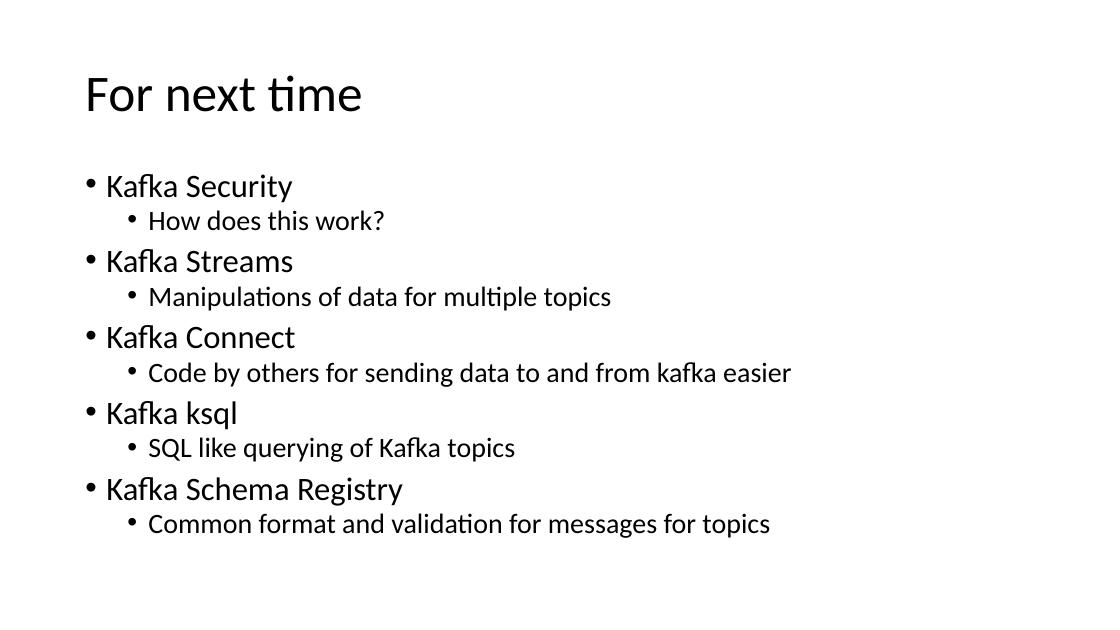
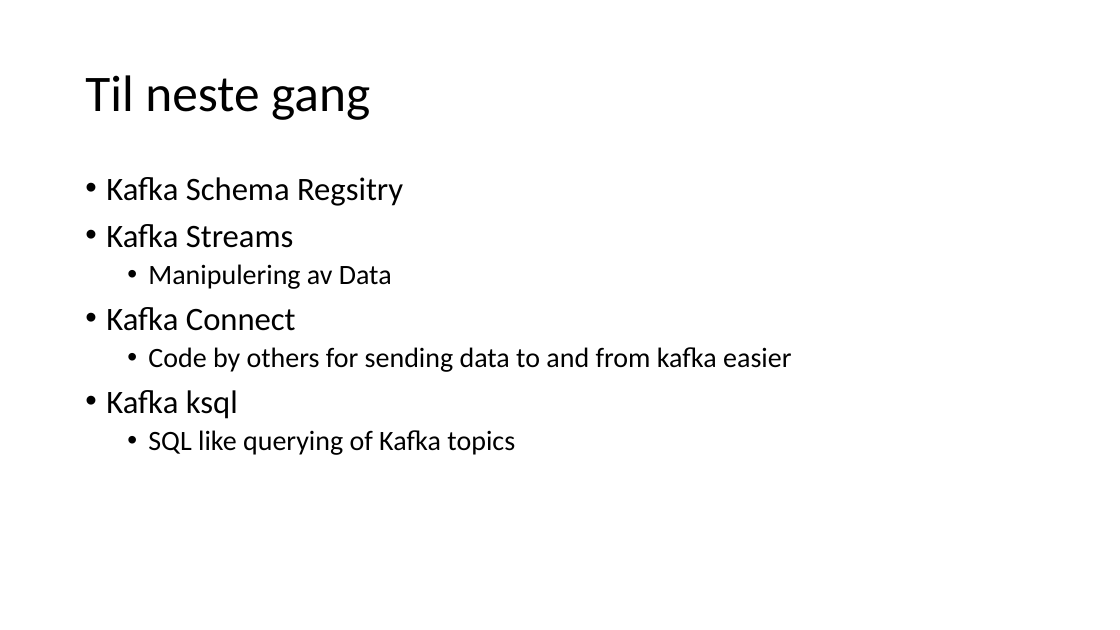
Before and after one commit to fortedigital/cg-kafka, a slide deck: slide 55 of workshop1/Kafka - 101.pptx (slide 53 before the commit). Drawn at 1120x630 pixels with LibreOffice and Linux fonts; fonts in the diff are those of the drawing. Boxes give left, top, right and bottom in pixels: in the first picture for what was removed or moved away, otherwise in the second. Text is boxed around its words. In the diff, an @@ line names an element or a change of style, - is before the commit and + after.

Commit message:
Update to latest powerpoint

```diff
--- a/workshop1/Kafka - 101.pptx
+++ b/workshop1/Kafka - 101.pptx
@@ title at (x1=85, y1=75, x2=370, y2=120): text changed @@
-For next time
+Til neste gang
@@ text at (x1=106, y1=177, x2=403, y2=206): text changed; size 24 to 28 pt @@
-• Kafka Security
-  • How does this work?
+• Kafka Schema Regsitry
@@ text at (x1=106, y1=224, x2=791, y2=455): line spacing 0.8 to 0.9 @@
@@ text at (x1=148, y1=264, x2=392, y2=289): text changed @@
-  • Manipulations of data for multiple topics
+  • Manipulering av Data
@@ text at (x1=106, y1=477, x2=770, y2=538): paragraphs removed @@
-• Kafka Schema Registry
-  • Common format and validation for messages for topics
```
Also in this commit, not shown: 7 other slides changed, 3 slides added, 2 slides removed.
